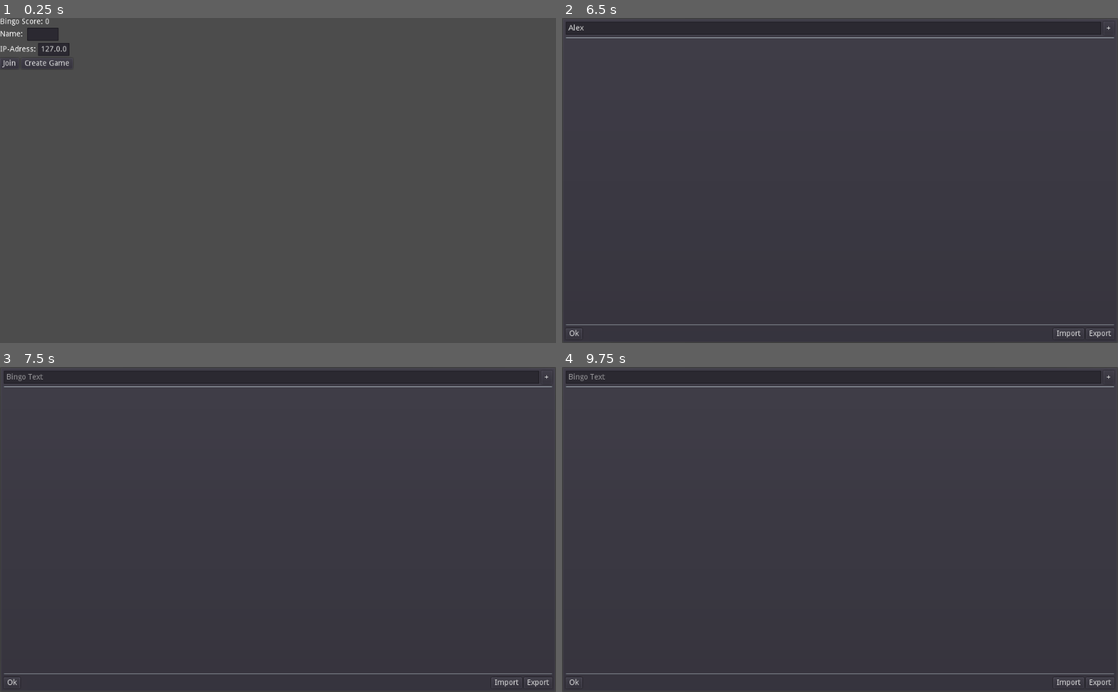
Above: before the commit, frames 1-4 (two rows, left to right).
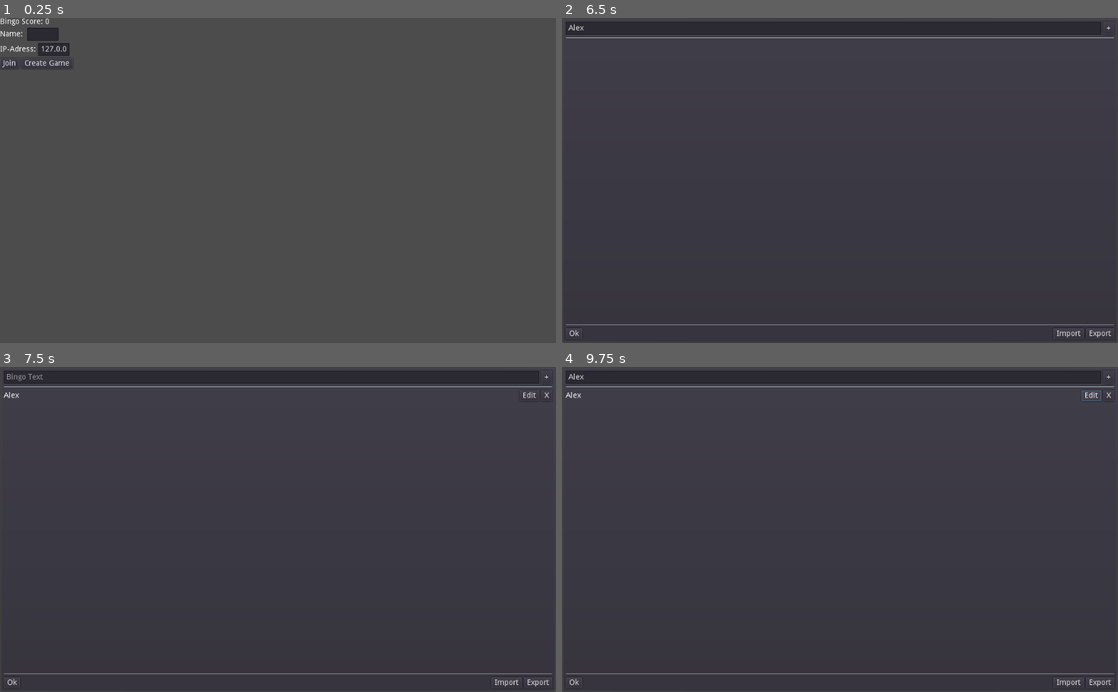
Above: after the commit, the same moments.

Repository: Reneator/Godot-Online-Bingo
Game: Godot game, scene res://Main_Menu.tscn
The game is run twice, just before and just after one commit, with the same random seed, the same clock (stepped at 60 frames per second) and the same inputs.
Inputs (mouse positions are in pixels of both pictures, inside the frame that each line leads up to):
- Up to frame 1 (0.25 s): no input
- Up to frame 2 (6.5 s): click (606, 34) at 0.52 s; type "Alex" at 0.6 s; click "Create Game" at 1.25 s; click "OK" at 2 s; click "OK" at 2.75 s; click "Edit List" at 3.5 s; click (834, 27) at 4.27 s; type "Alex" at 4.35 s; click "+" at 5 s; click "X" at 5.75 s
- Up to frame 3 (7.5 s): click "Ok" at 6.5 s; click "Edit List" at 7.25 s
- Up to frame 4 (9.75 s): click "Ok" at 8 s; click "Edit List" at 8.75 s; click (1090, 396) at 9.5 s, where only the run after the commit has a clickable "Edit"

Frames 1-2 are identical in both runs. In frame 3, less than 0.1% of the frame differs, in the area x 0-99%, y 7-10%; in frame 4, 0.1%, in the area x 0-99%, y 1-11%.

Commit message:
Major improvements
- Admin can now confirm bingos and client gets a new bingo-set and properly initalizes the bingo
- Bingo Buttons now have proper auto-wrapping text

Diff:
--- a/Admin/Bingo_Entry.gd
+++ b/Admin/Bingo_Entry.gd
@@ -1,11 +1,11 @@
-extends Button
+extends PanelContainer
 
 
 var entry setget set_entry
 
 func set_entry(_entry):
 	entry = _entry
-	text = entry
+	$Label.text = entry
 
 func _on_Bingo_Entry_pressed():
 	Events.emit_signal("bingo_entry_pressed", entry)
--- a/Admin/Bingo_Entry.tscn
+++ b/Admin/Bingo_Entry.tscn
@@ -1,12 +1,35 @@
-[gd_scene load_steps=2 format=2]
+[gd_scene load_steps=3 format=2]
 
 [ext_resource path="res://Admin/Bingo_Entry.gd" type="Script" id=1]
 
-[node name="Bingo_Entry" type="Button"]
-margin_right = 12.0
-margin_bottom = 20.0
+[sub_resource type="StyleBoxEmpty" id=1]
+
+[node name="PanelContainer" type="PanelContainer"]
+margin_right = 200.0
+margin_bottom = 31.0
+rect_min_size = Vector2( 200, 0 )
+size_flags_horizontal = 3
+size_flags_vertical = 3
+custom_styles/panel = SubResource( 1 )
 script = ExtResource( 1 )
 __meta__ = {
 "_edit_use_anchors_": false
 }
-[connection signal="pressed" from="." to="." method="_on_Bingo_Entry_pressed"]
+
+[node name="Bingo_Entry" type="Button" parent="."]
+margin_right = 200.0
+margin_bottom = 31.0
+__meta__ = {
+"_edit_use_anchors_": false
+}
+
+[node name="Label" type="Label" parent="."]
+margin_right = 200.0
+margin_bottom = 31.0
+size_flags_horizontal = 3
+size_flags_vertical = 3
+text = "Bingo Entry log test very very very very long test"
+align = 1
+valign = 1
+autowrap = true
+[connection signal="pressed" from="Bingo_Entry" to="." method="_on_Bingo_Entry_pressed"]
--- a/Admin/Lobby_Admin.gd
+++ b/Admin/Lobby_Admin.gd
@@ -9,13 +9,14 @@
 func _ready():
 	Game.connect("client_ready", self, "on_client_ready")
 	Game.connect("update_client_session", self, "on_update_client_session")
-	Game.connect("bingo_confirmed", self, "on_bingo_confirmed")
+#	Game.connect("bingo_confirmed", self, "on_bingo_confirmed")
 	Events.connect("admin_username_clicked", self, "on_username_clicked")
 	get_tree().connect("network_peer_disconnected", self, "on_network_peer_disconnected")
 	$HTTPRequest.connect("request_completed", self, "on_request_completed")
 	$HTTPRequest.request("https://api.ipify.org")
+	$Bingo_Confirm_Popup.connect("confirmed", self, "on_bingo_confirmed")
 	$Lobby_Admin/HBoxContainer2/Bingo_Entries_Container.initialize(Global.bingo_entries)
-	$Bingo_Confirm_Popup.validator = $Lobby_Admin/HBoxContainer2/Entries_Log
+	$Bingo_Confirm_Popup.validator = $Lobby_Admin/HBoxContainer2/Scroll/Entries_Log
 
 func on_request_completed(result, response_code, headers, body):
 	var string = body.get_string_from_utf8()
@@ -47,14 +48,14 @@
 	var grid_size = create_lobby_settings.grid_size
 	var new_session = session_manager.generate_new(confirmed_session, grid_size)
 	var session_json = new_session.as_json()
-	rpc_id(confirmed_session.peer_id, "new_bingo", session_json)
+	Game.rpc_id(confirmed_session.peer_id, "new_bingo", session_json)
 
 func on_update_client_session(session: Session):
 	session_manager.update_session(session)
 	var is_bingo = check_bingo(session)
 	if is_bingo:
 		var bingo_session : Session = session_manager.get_session_by_username(session.username)
-		var bingo_validation_entries = $Lobby_Admin/HBoxContainer2/Entries_Log.validate_entries(bingo_session.bingo_entries, bingo_session.creation_date)
+		var bingo_validation_entries = $Lobby_Admin/HBoxContainer2/Scroll/Entries_Log.validate_entries(bingo_session.bingo_entries, bingo_session.creation_date)
 		bingo_session.bingo_entries_validation = bingo_validation_entries
 		$Bingo_Confirm_Popup.add_session(bingo_session)
 
--- a/Admin/Lobby_Admin.tscn
+++ b/Admin/Lobby_Admin.tscn
@@ -8,7 +8,8 @@
 [ext_resource path="res://Admin/Bingo_Confirm_Popup.tscn" type="PackedScene" id=6]
 
 [node name="Lobby_Admin" type="Control"]
-margin_right = 1024.0
+anchor_right = 1.0
+anchor_bottom = 1.0
 mouse_filter = 2
 script = ExtResource( 3 )
 __meta__ = {
@@ -20,7 +21,6 @@
 [node name="Lobby_Admin" type="VBoxContainer" parent="."]
 anchor_right = 1.0
 anchor_bottom = 1.0
-margin_bottom = 550.0
 __meta__ = {
 "_edit_use_anchors_": false
 }
@@ -78,17 +78,25 @@
 margin_bottom = 550.0
 
 [node name="Bingo_Entries_Container" parent="Lobby_Admin/HBoxContainer2" instance=ExtResource( 2 )]
-margin_right = 508.0
+margin_right = 460.0
 margin_bottom = 526.0
 
-[node name="Entries_Log" parent="Lobby_Admin/HBoxContainer2" instance=ExtResource( 4 )]
-margin_left = 512.0
-margin_right = 1020.0
+[node name="Scroll" type="ScrollContainer" parent="Lobby_Admin/HBoxContainer2"]
+margin_left = 464.0
+margin_right = 920.0
 margin_bottom = 526.0
+rect_min_size = Vector2( 456, 526 )
+scroll_horizontal_enabled = false
+
+[node name="Entries_Log" parent="Lobby_Admin/HBoxContainer2/Scroll" instance=ExtResource( 4 )]
+margin_right = 456.0
+margin_bottom = 526.0
+size_flags_vertical = 3
 
 [node name="User_List" parent="Lobby_Admin/HBoxContainer2" instance=ExtResource( 1 )]
-margin_left = 1024.0
+margin_left = 924.0
 margin_bottom = 526.0
+rect_min_size = Vector2( 100, 0 )
 
 [node name="Bingo_Popup" type="PanelContainer" parent="."]
 visible = false
--- a/Bingo/Bingo.gd
+++ b/Bingo/Bingo.gd
@@ -40,7 +40,7 @@
 func create_element(entry_data):
 	var element = bingo_element.instance()
 
-	element.text = entry_data
+	element.set_text(entry_data)
 	if disabled:
 		element.mouse_filter = MOUSE_FILTER_IGNORE
 	element.connect("pressed", self, "on_bingo_button_pressed")
--- a/Bingo/Bingo.tscn
+++ b/Bingo/Bingo.tscn
@@ -17,68 +17,43 @@
 bingo_element = ExtResource( 2 )
 
 [node name="Button" parent="." instance_placeholder="res://Bingo/Bingo_Button.tscn"]
-anchor_right = 0.0
-anchor_bottom = 0.0
-margin_right = 164.0
-margin_bottom = 164.0
-text = "FAAAAACK "
 
 [node name="Button2" parent="." instance_placeholder="res://Bingo/Bingo_Button.tscn"]
-anchor_right = 0.0
-anchor_bottom = 0.0
-margin_left = 168.0
-margin_right = 332.0
-margin_bottom = 164.0
+margin_left = 154.0
+margin_right = 304.0
 
 [node name="Button3" parent="." instance_placeholder="res://Bingo/Bingo_Button.tscn"]
-anchor_right = 0.0
-anchor_bottom = 0.0
-margin_left = 336.0
-margin_right = 500.0
-margin_bottom = 164.0
+margin_left = 308.0
+margin_right = 458.0
 
 [node name="Button4" parent="." instance_placeholder="res://Bingo/Bingo_Button.tscn"]
-anchor_right = 0.0
-anchor_bottom = 0.0
-margin_top = 168.0
-margin_right = 164.0
-margin_bottom = 332.0
+margin_top = 154.0
+margin_bottom = 304.0
 
 [node name="Button5" parent="." instance_placeholder="res://Bingo/Bingo_Button.tscn"]
-anchor_right = 0.0
-anchor_bottom = 0.0
-margin_left = 168.0
-margin_top = 168.0
-margin_right = 332.0
-margin_bottom = 332.0
+margin_left = 154.0
+margin_top = 154.0
+margin_right = 304.0
+margin_bottom = 304.0
 
 [node name="Button6" parent="." instance_placeholder="res://Bingo/Bingo_Button.tscn"]
-anchor_right = 0.0
-anchor_bottom = 0.0
-margin_left = 336.0
-margin_top = 168.0
-margin_right = 500.0
-margin_bottom = 332.0
+margin_left = 308.0
+margin_top = 154.0
+margin_right = 458.0
+margin_bottom = 304.0
 
 [node name="Button7" parent="." instance_placeholder="res://Bingo/Bingo_Button.tscn"]
-anchor_right = 0.0
-anchor_bottom = 0.0
-margin_top = 336.0
-margin_right = 164.0
-margin_bottom = 500.0
+margin_top = 308.0
+margin_bottom = 458.0
 
 [node name="Button8" parent="." instance_placeholder="res://Bingo/Bingo_Button.tscn"]
-anchor_right = 0.0
-anchor_bottom = 0.0
-margin_left = 168.0
-margin_top = 336.0
-margin_right = 332.0
-margin_bottom = 500.0
+margin_left = 154.0
+margin_top = 308.0
+margin_right = 304.0
+margin_bottom = 458.0
 
 [node name="Button9" parent="." instance_placeholder="res://Bingo/Bingo_Button.tscn"]
-anchor_right = 0.0
-anchor_bottom = 0.0
-margin_left = 336.0
-margin_top = 336.0
-margin_right = 500.0
-margin_bottom = 500.0
+margin_left = 308.0
+margin_top = 308.0
+margin_right = 458.0
+margin_bottom = 458.0
--- a/Bingo/Bingo_Button.gd
+++ b/Bingo/Bingo_Button.gd
@@ -1,23 +1,37 @@
-extends Button
+extends PanelContainer
 
 var is_valid
 
 var creation_date
 
+signal pressed()
+
+var pressed setget set_pressed
+
+func set_pressed(_pressed):
+	$Button.pressed = _pressed
+
+func get_pressed():
+	return $Button.pressed
 
 func refresh():
-	if pressed:
+	if get_pressed():
 		if is_valid:
-			self_modulate = Color.green
+			modulate = Color.green
 		else:
-			self_modulate = Color.red
+			modulate = Color.red
 	else:
 		if is_valid:
-			self_modulate = Color.blue
+			modulate = Color.blue
 
+func set_text(text):
+	$Label.text = text
 
 func to_string():
-	return "%s,%s" %[text, pressed]
+	return "%s,%s" %[$Label.text, get_pressed()]
 
 func get_state():
-	return str(pressed)
+	return str(get_pressed())
+
+func _on_Button_pressed():
+	emit_signal("pressed")
--- a/Bingo/Bingo_Button.tscn
+++ b/Bingo/Bingo_Button.tscn
@@ -1,15 +1,39 @@
-[gd_scene load_steps=2 format=2]
+[gd_scene load_steps=3 format=2]
 
 [ext_resource path="res://Bingo/Bingo_Button.gd" type="Script" id=1]
 
-[node name="Button" type="Button"]
-anchor_right = 1.0
-anchor_bottom = 1.0
-size_flags_horizontal = 3
-size_flags_vertical = 3
-toggle_mode = true
-text = "FAAAAACK"
+[sub_resource type="StyleBoxEmpty" id=1]
+
+[node name="Bingo_Button" type="PanelContainer"]
+margin_right = 150.0
+margin_bottom = 150.0
+rect_min_size = Vector2( 150, 150 )
+custom_styles/panel = SubResource( 1 )
 script = ExtResource( 1 )
 __meta__ = {
 "_edit_use_anchors_": false
 }
+
+[node name="Button" type="Button" parent="."]
+margin_right = 150.0
+margin_bottom = 150.0
+size_flags_horizontal = 3
+size_flags_vertical = 3
+toggle_mode = true
+__meta__ = {
+"_edit_use_anchors_": false
+}
+
+[node name="Label" type="Label" parent="."]
+margin_right = 150.0
+margin_bottom = 150.0
+size_flags_horizontal = 3
+size_flags_vertical = 3
+text = "Faaacckkkkkk"
+align = 1
+valign = 1
+autowrap = true
+__meta__ = {
+"_edit_use_anchors_": false
+}
+[connection signal="pressed" from="Button" to="." method="_on_Button_pressed"]
--- a/Entry_Editor/Bingo_Listen_Editor.gd
+++ b/Entry_Editor/Bingo_Listen_Editor.gd
@@ -74,6 +74,7 @@
 		edit_entry.text = new_text
 
 func _on_OK_Button_pressed():
+	_on_Button_pressed()
 	save()
 	Global.save()
 	get_tree().change_scene_to(Scenes.create_lobby_screen)
--- a/Entry_Log/Log_Entry.tscn
+++ b/Entry_Log/Log_Entry.tscn
@@ -3,8 +3,10 @@
 [ext_resource path="res://Entry_Log/Log_Entry.gd" type="Script" id=1]
 
 [node name="Label" type="Label"]
-margin_right = 451.0
+margin_right = 200.0
 margin_bottom = 14.0
+rect_min_size = Vector2( 200, 0 )
+autowrap = true
 script = ExtResource( 1 )
 __meta__ = {
 "_edit_use_anchors_": false
--- a/Lobby/Create_Lobby_Screen.gd
+++ b/Lobby/Create_Lobby_Screen.gd
@@ -21,7 +21,7 @@
 func activate_upnp():
 	var port = create_lobby_settings.port
 	var upnp = UPNP.new()
-	var discover_results = upnp.discover()
+	var discover_results = upnp.discover(1)
 	var result = upnp.add_port_mapping(port)
 	match result:
 		UPNP.UPNP_RESULT_SUCCESS:
--- a/Lobby/Lobby_Screen.gd
+++ b/Lobby/Lobby_Screen.gd
@@ -1,6 +1,8 @@
 extends VBoxContainer
 
 onready var join_lobby_settings : Join_Lobby_Settings = Global.join_lobby_settings
+
+var bingo_score = 0
 
 func _ready():
 	$Bingo.connect("change", self, "on_bingo_change")
@@ -25,6 +27,7 @@
 
 
 func on_bingo_confirmed(session: Session):
+	bingo_score += 1
 	if session.username == join_lobby_settings.username:
 		Global.bingo_score += 1
 	else:
@@ -32,4 +35,5 @@
 		$Control/AcceptDialog.popup()
 
 func on_new_bingo(session: Session):
-	$Bingo.initialize(session.bingo_entries)
+	$HBoxContainer3/Bingo_Score.text = str(bingo_score)
+	$Bingo.initialize_with_session(session)
--- a/Lobby/Lobby_Screen.tscn
+++ b/Lobby/Lobby_Screen.tscn
@@ -26,6 +26,22 @@
 margin_bottom = 14.0
 text = "Testuser"
 
+[node name="HBoxContainer3" type="HBoxContainer" parent="."]
+margin_top = 18.0
+margin_right = 1024.0
+margin_bottom = 32.0
+
+[node name="Label" type="Label" parent="HBoxContainer3"]
+margin_right = 143.0
+margin_bottom = 14.0
+text = "Current Session Score:"
+
+[node name="Bingo_Score" type="Label" parent="HBoxContainer3"]
+margin_left = 147.0
+margin_right = 155.0
+margin_bottom = 14.0
+text = "0"
+
 [node name="HBoxContainer2" type="HBoxContainer" parent="."]
 visible = false
 margin_top = 18.0
@@ -47,16 +63,16 @@
 anchor_right = 0.0
 anchor_bottom = 0.0
 margin_left = 262.0
-margin_top = 18.0
+margin_top = 36.0
 margin_right = 762.0
-margin_bottom = 518.0
+margin_bottom = 536.0
 size_flags_horizontal = 4
 size_flags_vertical = 4
 
 [node name="Control" type="Control" parent="."]
-margin_top = 522.0
+margin_top = 540.0
 margin_right = 1024.0
-margin_bottom = 522.0
+margin_bottom = 540.0
 mouse_filter = 2
 
 [node name="AcceptDialog" type="AcceptDialog" parent="Control"]
--- a/global/Session_Manager.gd
+++ b/global/Session_Manager.gd
@@ -68,10 +68,16 @@
 	return true
 
 func archive_session(username):
+	var index_to_remove
+	var index = -1
 	for session in sessions:
+		index += 1
 		if session.username == username:
 			session_history.append(session)
-			session.remove(session)
+			index_to_remove = index
+			break
+	if index_to_remove != null:
+		sessions.remove(index_to_remove)
 
 func check_for_existing_session(username):
 	for session in sessions:
